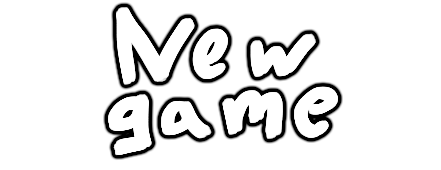
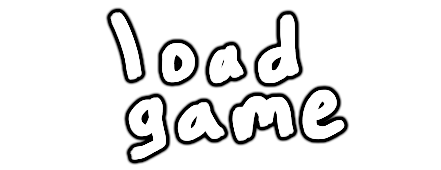
The second 441 × 170 image is a revision of the first. Changes to its layers:
added group "Group 2" with 10 layers above "Group 1" over [left=110, top=8, right=345, bottom=165]
added layer "Layer 19" in group "Group 2" over [left=110, top=12, right=345, bottom=160]
hid group "Group 1" (10 layers) over [left=106, top=6, right=339, bottom=159]
